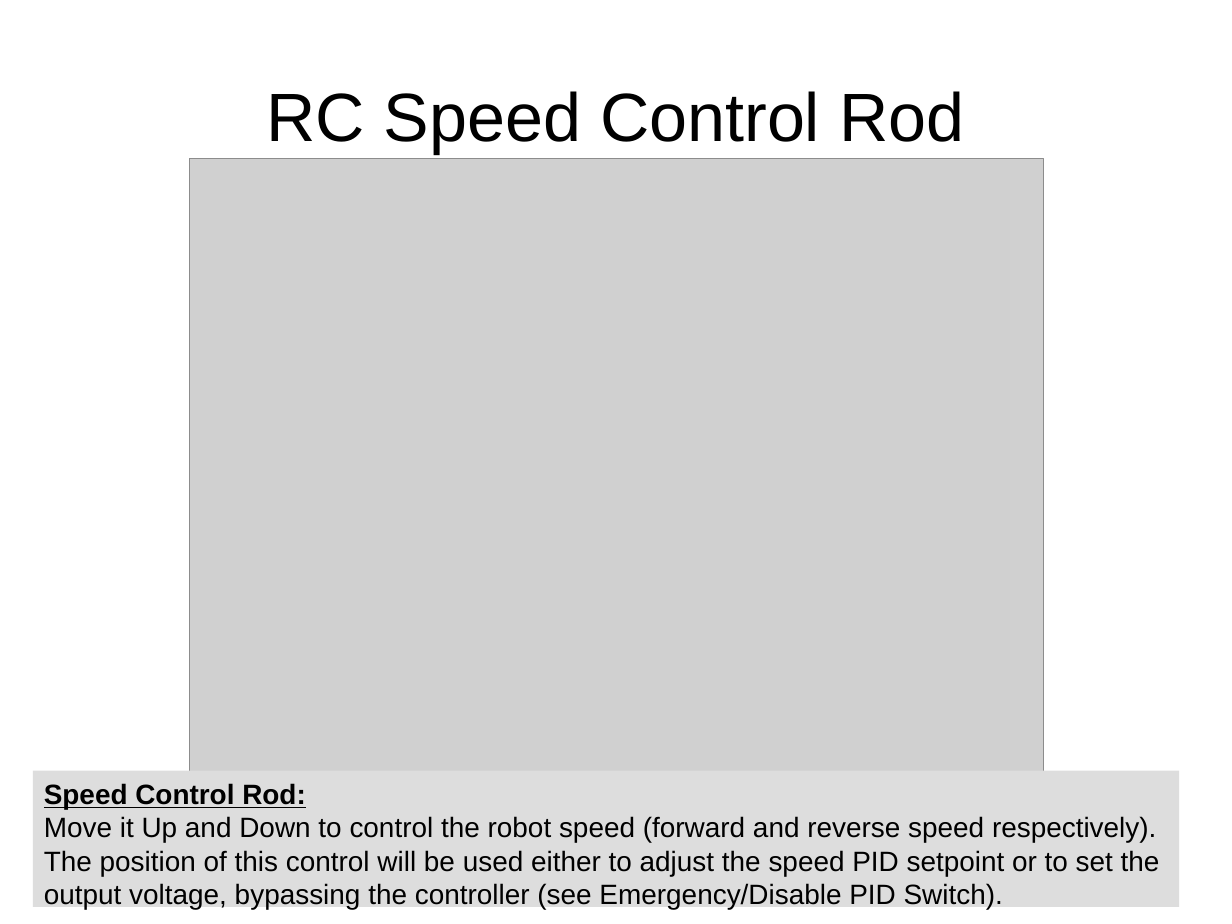
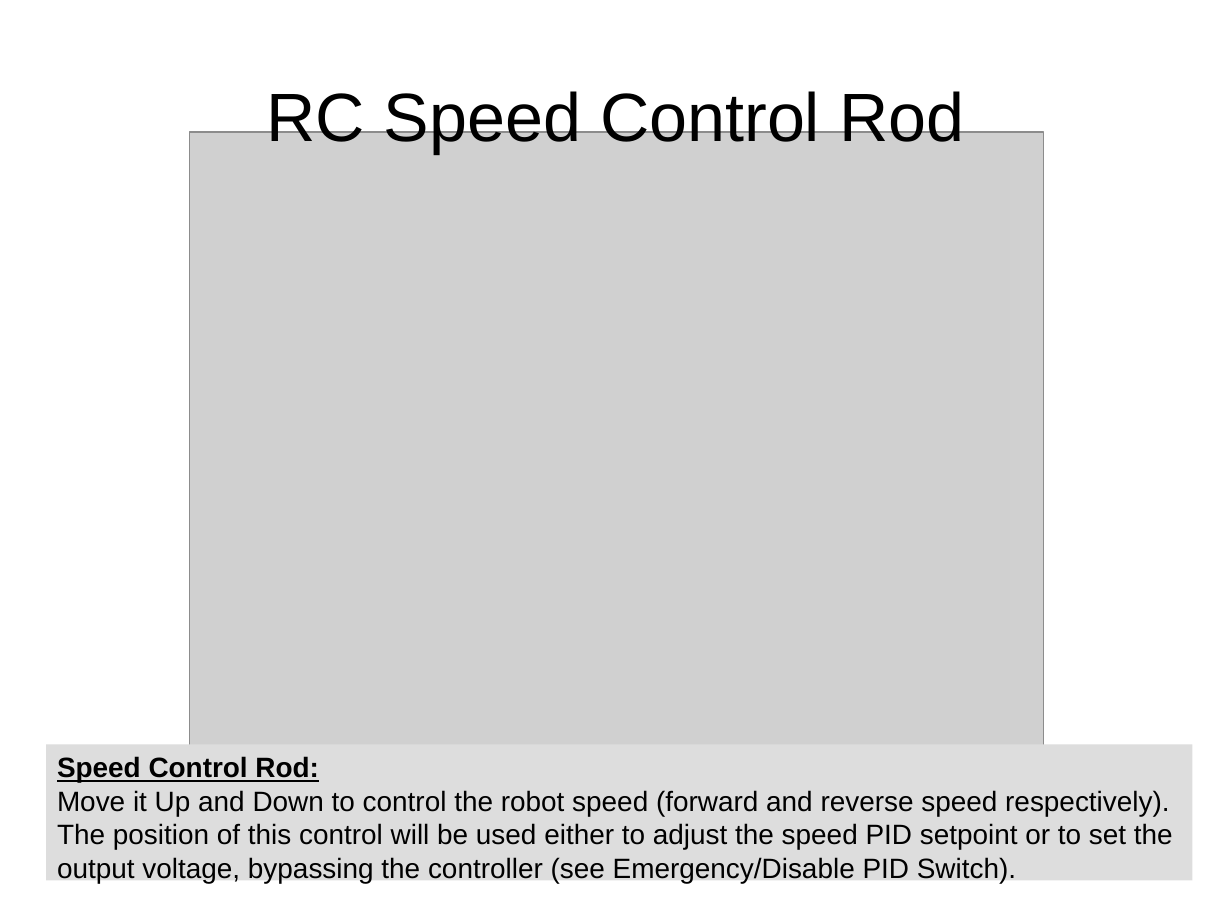
Before and after one commit to AUROVA-LAB/aurova_clear, a slide deck: slide 5 of documentation/clear_user_manual.odp (slide 4 before the commit). Drawn at 1232x924 pixels with LibreOffice and Linux fonts; fonts in the diff are those of the drawing; grey boxes stand for pictures. Boxes give left, top, right and bottom in pixels: in the first picture for what was removed or moved away, otherwise in the second. Text is boxed around its words. In the diff, an @@ line names an element or a change of style, - is before the commit and + after.

```diff
--- a/documentation/clear_user_manual.odp
+++ b/documentation/clear_user_manual.odp
@@ picture: place and size @@
-picture at [189, 159, 1043, 793]
+picture at [189, 132, 1043, 766]
@@ rectangle "Speed Control Rod:": place and size @@
-rectangle "Speed Control Rod:" at [32, 771, 1179, 908]
+rectangle "Speed Control Rod:" at [46, 745, 1193, 881]
```
Also in this commit, not shown: 7 other slides changed, 29 slides added, 3 other files.
